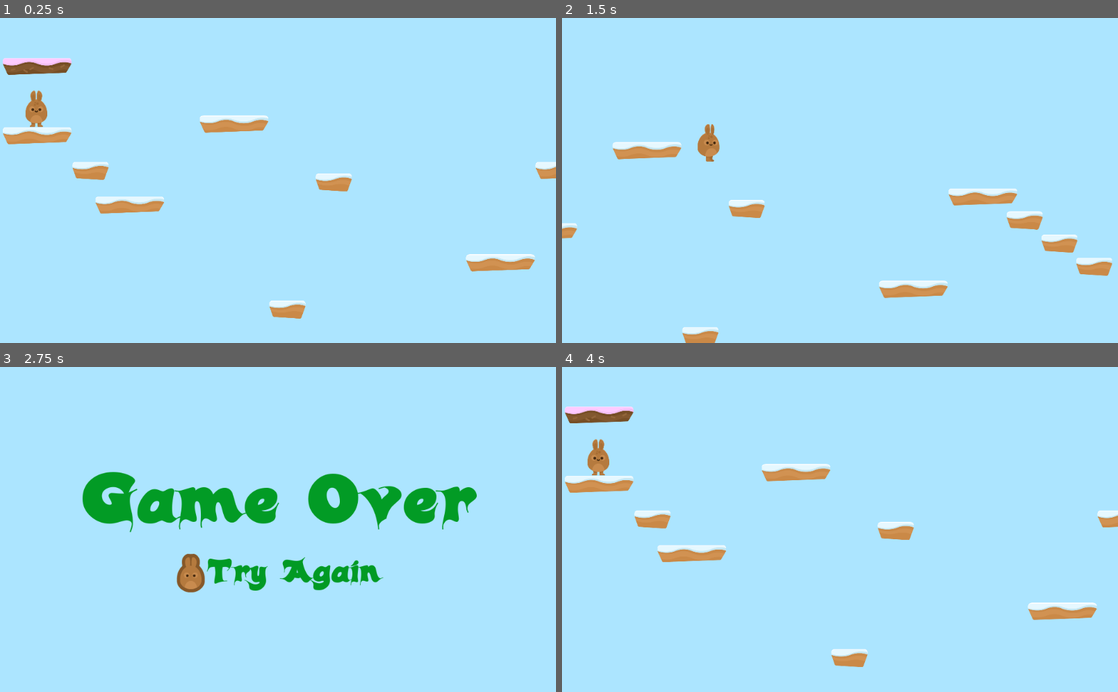
Above: before the commit, frames 1-4 (two rows, left to right).
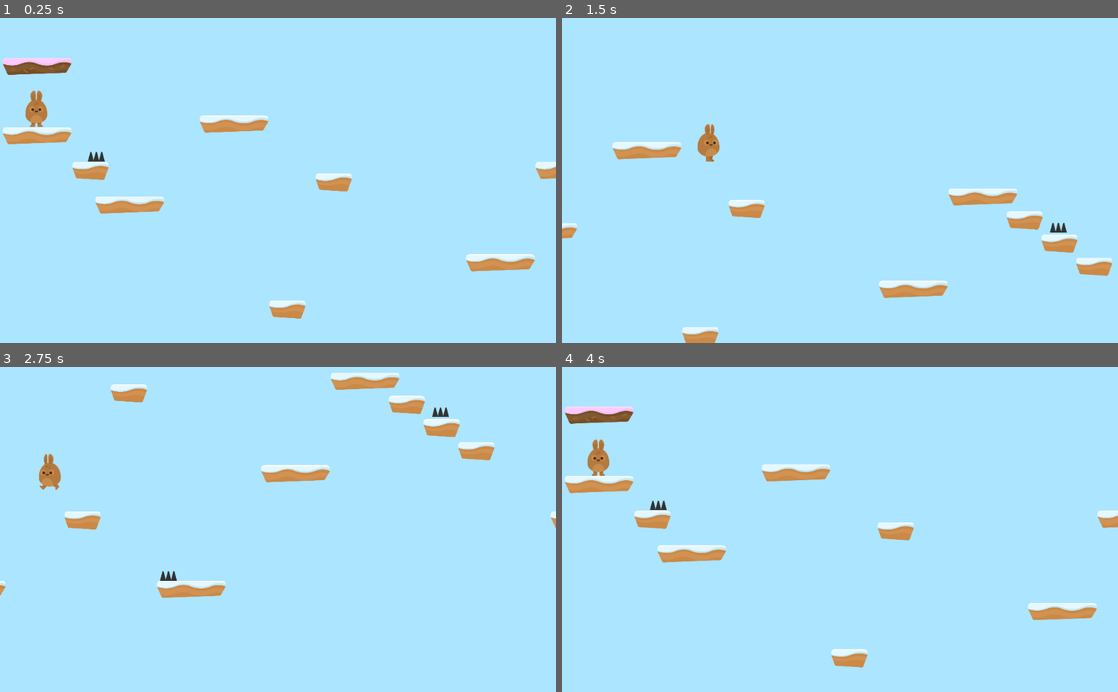
Above: after the commit, the same moments.

Repository: flypadre/Hoppy-Days
Game: Godot game, scene res://Levels/Level1.tscn
Same seed, same stepped clock (60 frames per second), same inputs: the game is played once before the commit and once after it.
Inputs (mouse positions are in pixels of both pictures, inside the frame that each line leads up to):
- Up to frame 1 (0.25 s): no input
- Up to frame 2 (1.5 s): hold D (right) from 0.53 s (still down); tap W (jump) at 0.77 s
- Up to frame 3 (2.75 s): tap W (jump) at 1.52 s; release D (right) at 2.03 s; hold A (left) from 2.03 s (still down)
- Up to frame 4 (4 s): release A (left) at 2.75 s; click (751, 575) at 2.77 s; click (751, 575) at 3.52 s

The runs differ from the first frame. In frame 1, less than 0.1% of the frame differs, in the area x 15-19%, y 41-45%; in frame 2, less than 0.1%; in frame 3, 11%, in the area x 0-100%, y 1-72%; in frame 4, 0.5%.

Commit message:
Created some hazards and added them to the level.

Diff:
--- /dev/null
+++ b/Hazards/Hazards.gd
@@ -0,0 +1,6 @@
+extends Area2D
+
+
+
+func _on_SpikeTop_body_entered(body):
+	body.hurt()
--- /dev/null
+++ b/Hazards/SpikeTop.tscn
@@ -0,0 +1,17 @@
+[gd_scene load_steps=3 format=2]
+
+[ext_resource path="res://Hazards/Hazards.gd" type="Script" id=1]
+[ext_resource path="res://GFX/Environment/spikes_top.png" type="Texture" id=2]
+
+[node name="SpikeTop" type="Area2D"]
+modulate = Color( 0.215686, 0.215686, 0.215686, 1 )
+collision_layer = 4
+script = ExtResource( 1 )
+
+[node name="Sprite" type="Sprite" parent="."]
+texture = ExtResource( 2 )
+
+[node name="CollisionPolygon2D" type="CollisionPolygon2D" parent="."]
+visible = false
+polygon = PoolVector2Array( -33.6049, -26.8865, -47.0364, 26.8395, 47.568, 26.5475, 32.9686, -28.0544, 26.5448, -27.4705, 15.1573, 18.3718, 2.30974, -26.5945, -2.94606, -26.8865, -14.6256, 18.6638, -27.7651, -27.7624 )
+[connection signal="body_entered" from="." to="." method="_on_SpikeTop_body_entered"]
--- a/Levels/Level1.tscn
+++ b/Levels/Level1.tscn
@@ -1,7 +1,8 @@
-[gd_scene load_steps=3 format=2]
+[gd_scene load_steps=4 format=2]
 
 [ext_resource path="res://Player/Player.tscn" type="PackedScene" id=1]
 [ext_resource path="res://Levels/Tileset.tres" type="TileSet" id=2]
+[ext_resource path="res://Hazards/SpikeTop.tscn" type="PackedScene" id=3]
 
 [node name="Level1" type="Node2D"]
 
@@ -13,3 +14,17 @@
 collision_layer = 2
 format = 1
 tile_data = PoolIntArray( 0, 0, 0, 327697, 6, 0, 393216, 6, 0, 589830, 7, 0, 589870, 6, 0, 655387, 7, 0, 720947, 7, 0, 786440, 6, 0, 852022, 7, 0, 983097, 7, 0, 1114152, 6, 0, 1376279, 7, 0, 1376321, 6, 0, 1769484, 6, 0, 1769503, 6, 0 )
+
+[node name="Hazards" type="Node" parent="."]
+
+[node name="SpikeTop" parent="Hazards" instance=ExtResource( 3 )]
+position = Vector2( 517.255, 547.402 )
+
+[node name="SpikeTop2" parent="Hazards" instance=ExtResource( 3 )]
+position = Vector2( 832.156, 1698.6 )
+
+[node name="SpikeTop3" parent="Hazards" instance=ExtResource( 3 )]
+position = Vector2( 2047.79, 1701.53 )
+
+[node name="SpikeTop4" parent="Hazards" instance=ExtResource( 3 )]
+position = Vector2( 3551.19, 794.21 )
--- a/Player/Player.gd
+++ b/Player/Player.gd
@@ -7,6 +7,7 @@
 const WORLD_LIMIT = 3000
 
 var motion = Vector2(0,0)
+var lives = 3
 
 signal animate
 
@@ -47,3 +48,13 @@
 #
 func end_game():
 	get_tree().change_scene("res://Levels/GameOver.tscn")
+
+
+func hurt():
+	motion.y -= 1
+	yield(get_tree(), "idle_frame")
+	motion.y -= JUMP_SPEED
+	lives -= 1
+	#print(String(lives))
+	if lives < 0:
+		end_game()
--- a/Player/Player.tscn
+++ b/Player/Player.tscn
@@ -13,7 +13,7 @@
 
 [node name="Player" type="KinematicBody2D"]
 position = Vector2( 518.033, 306.503 )
-collision_mask = 2
+collision_mask = 6
 script = ExtResource( 1 )
 __meta__ = {
 "_edit_group_": true
--- a/project.godot
+++ b/project.godot
@@ -42,6 +42,7 @@
 
 2d_physics/layer_1="Player"
 2d_physics/layer_2="Terrain"
+2d_physics/layer_3="Hazards"
 
 [rendering]
 
